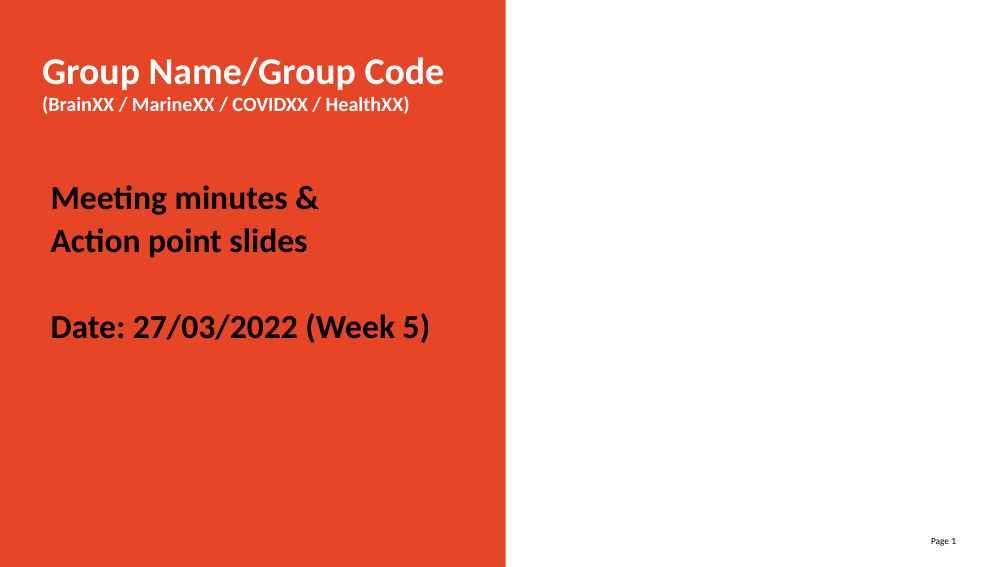
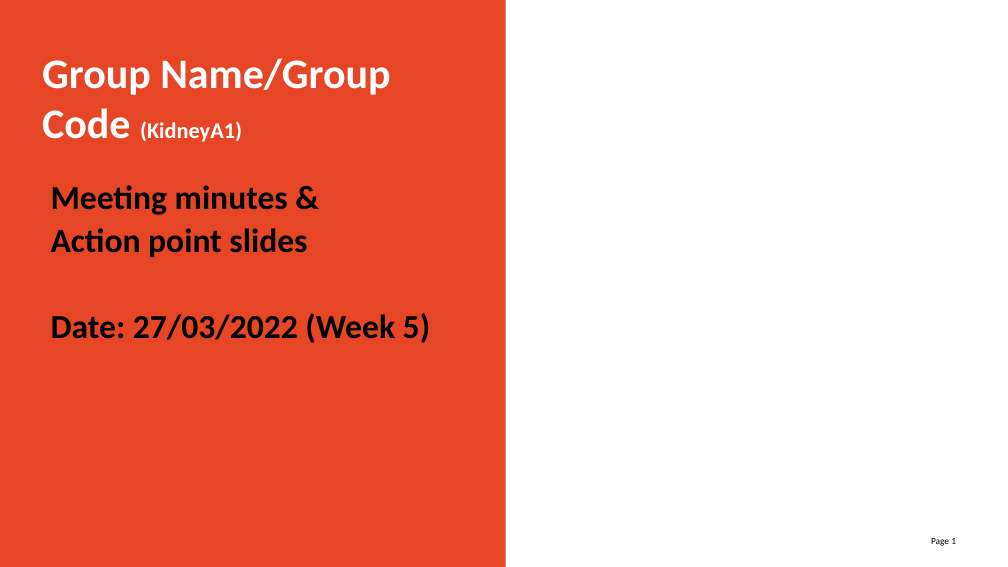
Before and after one commit to zephyralistair/Data3888-KidneyA1, a slide deck: slide 1 of Weekly Updates/Week 5.pptx. Drawn at 1008x567 pixels with LibreOffice and Linux fonts; fonts in the diff are those of the drawing; background and template pictures are left out. Boxes give left, top, right and bottom in pixels: in the first picture for what was removed or moved away, otherwise in the second. Text is boxed around its words. In the diff, an @@ line names an element or a change of style, - is before the commit and + after.

```diff
--- a/Weekly Updates/Week 5.pptx
+++ b/Weekly Updates/Week 5.pptx
@@ title at (42,58,390,142): text changed; size 14.4 to 30 pt @@
-Group Name/Group Code (BrainXX / MarineXX / COVIDXX / HealthXX)
+Group Name/Group Code (KidneyA1)
```
Also in this commit, not shown: 1 other slide changed, 1 other file.
